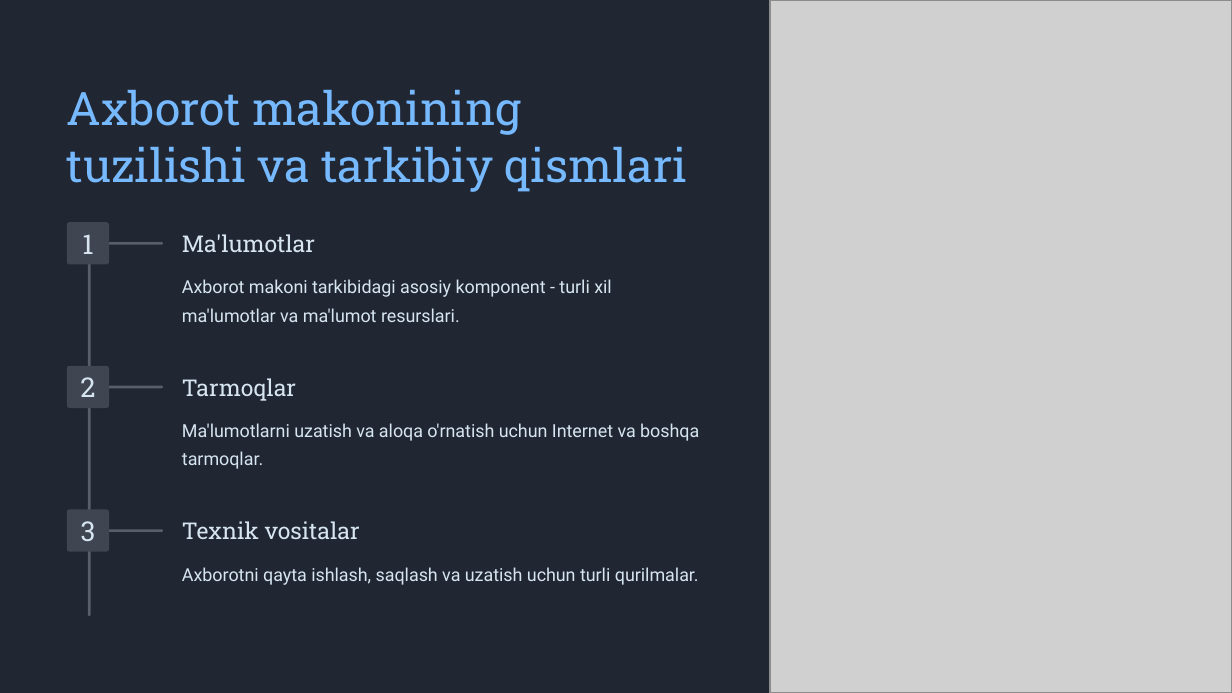
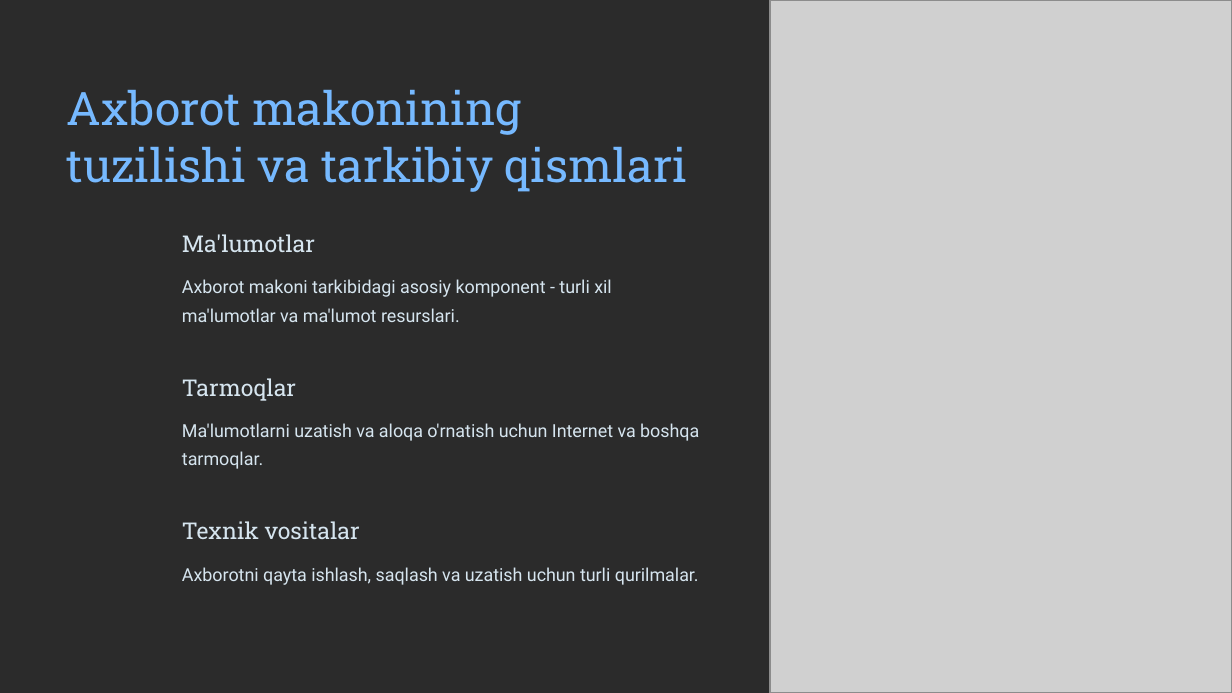
Before and after one commit to qarshiyevnodir-stack/student_helper_bot, a slide deck: slide 4 of templates/shablonlar/gamma2.pptx. Drawn at 1232x693 pixels with LibreOffice and Linux fonts; fonts in the diff are those of the drawing; grey boxes stand for pictures; background and template pictures are left out; a plain dark background stands for a picture behind light text. Boxes give left, top, right and bottom in pixels: in the first picture for what was removed or moved away, otherwise in the second. Text is boxed around its words. In the diff, an @@ line names an element or a change of style, - is before the commit and + after.

Commit message:
Fix: yangi Stil_gamma2 shablon o'rnatildi; duplicate_slide_with_rels ishlatiladi — background va rasmlar to'g'ri nusxalanadi

```diff
--- a/templates/shablonlar/gamma2.pptx
+++ b/templates/shablonlar/gamma2.pptx
@@ background #202733 to picture (left out) @@
@@ rounded rectangle removed at (x1=67, y1=222, x2=108, y2=264) @@
@@ text removed at (x1=82, y1=235, x2=93, y2=254) @@
-1
@@ rounded rectangle removed at (x1=87, y1=222, x2=90, y2=616) @@
@@ rounded rectangle removed at (x1=107, y1=241, x2=164, y2=244) @@
@@ rounded rectangle removed at (x1=67, y1=366, x2=108, y2=408) @@
@@ text removed at (x1=80, y1=377, x2=95, y2=397) @@
-2
@@ rounded rectangle removed at (x1=107, y1=386, x2=164, y2=388) @@
@@ rounded rectangle removed at (x1=67, y1=510, x2=108, y2=552) @@
@@ text removed at (x1=81, y1=521, x2=96, y2=541) @@
-3
@@ rounded rectangle removed at (x1=107, y1=530, x2=164, y2=532) @@
```
Also in this commit, not shown: 4 other slides changed, 1 other file.
